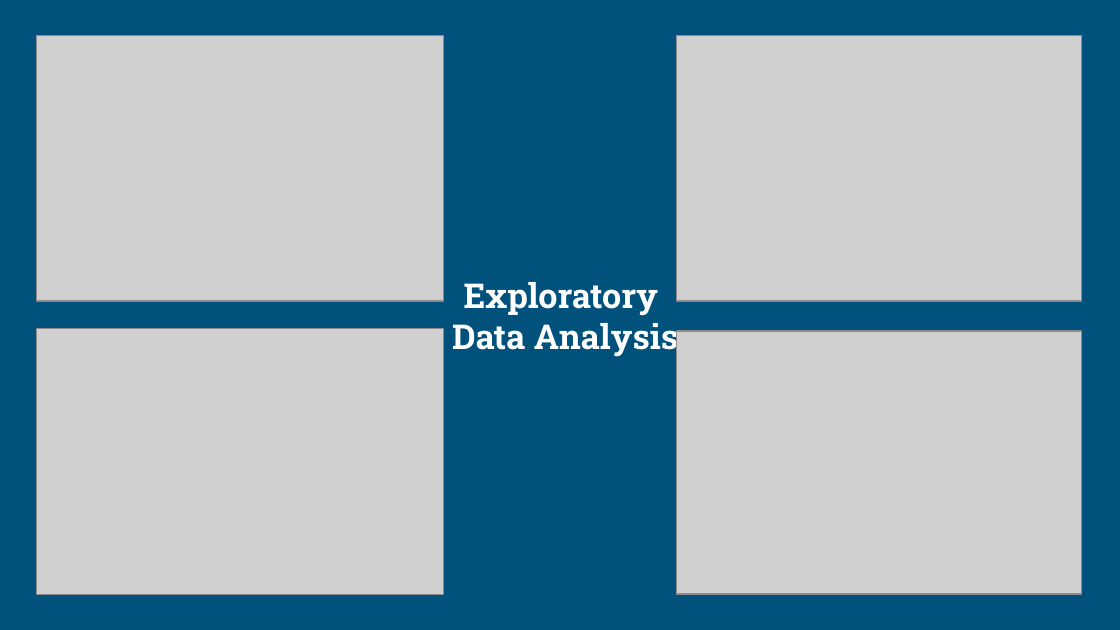
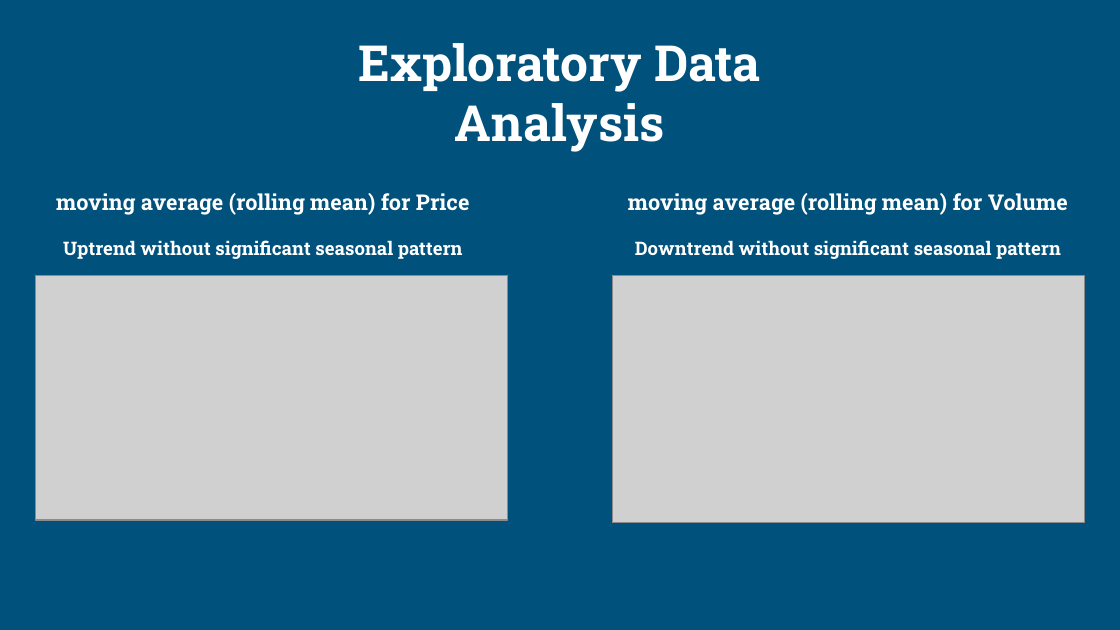
Before and after one commit to dnaandy/SpringBoard, a slide deck: slide 5 of Capstone2/Final_sildes.pptx. Drawn at 1120x630 pixels with LibreOffice and Linux fonts; fonts in the diff are those of the drawing; grey boxes stand for pictures. Boxes give left, top, right and bottom in pixels: in the first picture for what was removed or moved away, otherwise in the second. Text is boxed around its words. In the diff, an @@ line names an element or a change of style, - is before the commit and + after.

```diff
--- a/Capstone2/Final_sildes.pptx
+++ b/Capstone2/Final_sildes.pptx
@@ picture removed at [36, 36, 444, 301] @@
@@ text at [359, 43, 761, 152]: text changed; size 22 to 32 pt @@
-Exploratory
-Data Analysis
+Exploratory Data Analysis
@@ picture removed at [676, 36, 1082, 301] @@
@@ text added at [56, 193, 470, 215], 14 pt, text #FFFFFF, bold @@
+moving average (rolling mean) for Price
@@ text added at [628, 193, 1068, 215], 14 pt, text #FFFFFF, bold @@
+moving average (rolling mean) for Volume
@@ text added at [63, 240, 463, 259], 12 pt, text #FFFFFF, bold @@
+Uptrend without significant seasonal pattern
@@ text added at [635, 240, 1061, 259], 12 pt, text #FFFFFF, bold @@
+Downtrend without significant seasonal pattern
@@ picture: place and size @@
-picture at [36, 328, 444, 594]
+picture at [36, 276, 507, 520]
@@ picture: place and size @@
-picture at [676, 332, 1082, 595]
+picture at [613, 276, 1084, 523]
```
Also in this commit, not shown: 6 other slides changed, 3 other files.
